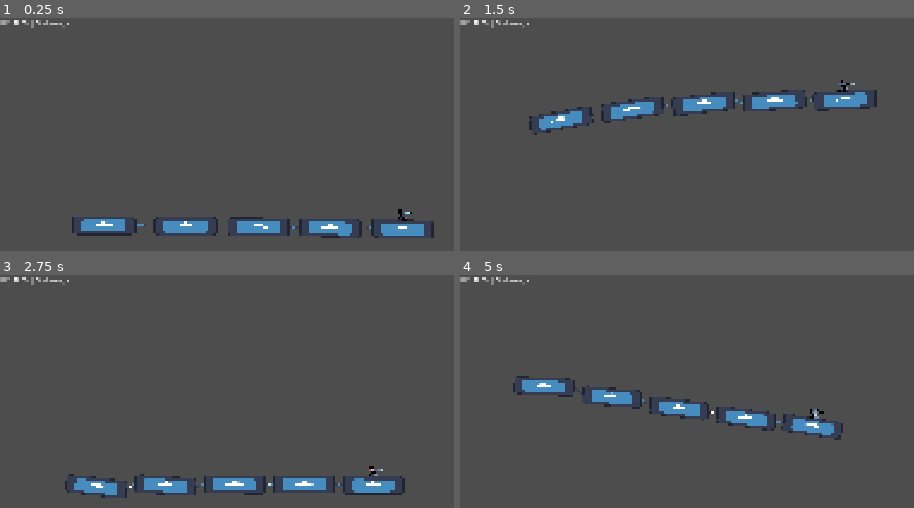
Above: before the commit, frames 1-4 (two rows, left to right).
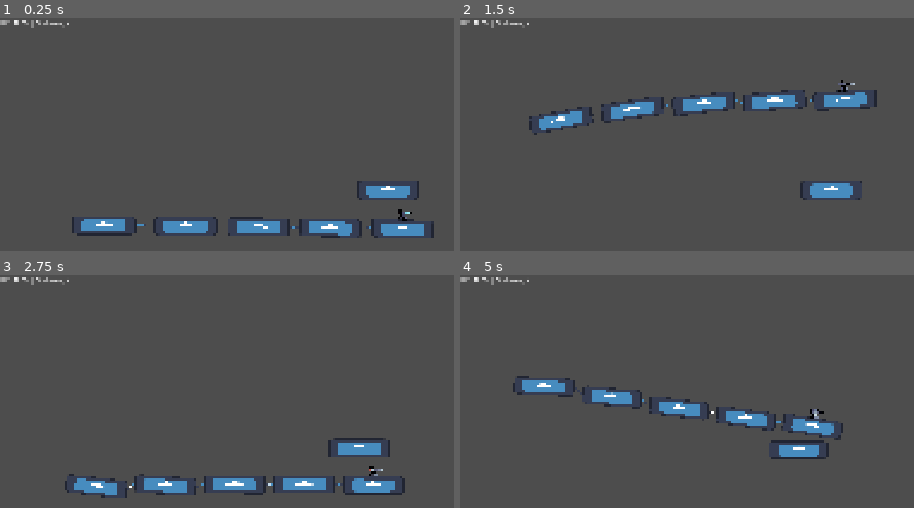
Above: after the commit, the same moments.

Repository: g3evorz/Gameseed-2026
Game: Godot game, scene res://Scenes/main.tscn
Two runs of this game, one before a commit and one after it. Both use one fixed random seed, a clock stepped at 60 frames per second and the inputs below. The engine's default icon, where the game draws it, is replaced by a stand-in: a white triangle on a blue panel in a dark square.
Inputs (mouse positions are in pixels of both pictures, inside the frame that each line leads up to):
- Up to frame 1 (0.25 s): no input
- Up to frame 2 (1.5 s): move the mouse to (outside the picture) at 0.52 s; hold Up (ui_up) 0.53-1.25 s; hold E (shoot) 0.53-1.25 s; click (outside the picture) at 0.67 s; drag from (outside the picture) to (854, 90) at 1.27 s
- Up to frame 3 (2.75 s): move the mouse to (outside the picture) at 2.02 s; hold Down (ui_down) from 2.03 s (still down); hold E (shoot) from 2.03 s (still down)
- Up to frame 4 (5 s): release Down (ui_down) at 2.75 s; release E (shoot) at 2.75 s; drag from (outside the picture) to (618, 433) at 2.77 s; move the mouse to (outside the picture) at 3.52 s; hold Up (ui_up) 3.53-4.25 s; hold E (shoot) 3.53-4.25 s; drag from (618, 433) to (827, 347) at 4.27 s

The runs differ from the first frame. In frame 1, 0.6% of the frame differs, in the area x 78-93%, y 69-79%; in frame 2, 0.6%; in frame 3, 0.7%; in frame 4, 0.7%, in the area x 68-82%, y 70-79%.

Commit message:
Initial node

Diff:
--- /dev/null
+++ b/Scenes/enemy.tscn
@@ -0,0 +1,12 @@
+[gd_scene format=3 uid="uid://cn6jf1k6pe6l8"]
+
+[ext_resource type="Texture2D" uid="uid://c7b1a0a2yu4by" path="res://icon.svg" id="1_hghv2"]
+
+[node name="Enemy" type="Node2D" unique_id=811008233]
+
+[node name="Sprite2D" type="Sprite2D" parent="." unique_id=254567006]
+position = Vector2(-129, 38)
+scale = Vector2(2.0234377, 0.59375)
+texture = ExtResource("1_hghv2")
+centered = false
+offset = Vector2(0, -126)
--- a/Scenes/main.tscn
+++ b/Scenes/main.tscn
@@ -3,11 +3,15 @@
 [ext_resource type="PackedScene" uid="uid://dukt3ykblby48" path="res://Scenes/Components/kereta.tscn" id="1_bo1nx"]
 [ext_resource type="Script" uid="uid://cekcnut1c71hi" path="res://Script/main.gd" id="1_jjvhh"]
 [ext_resource type="PackedScene" uid="uid://cuyokbbea850y" path="res://Scenes/Components/Worldborder.tscn" id="2_8gbba"]
+[ext_resource type="PackedScene" uid="uid://cn6jf1k6pe6l8" path="res://Scenes/enemy.tscn" id="2_21xkr"]
 [ext_resource type="PackedScene" uid="uid://dcnle0rgkvqcg" path="res://Scenes/Components/Kereta/gerbong.tscn" id="3_kry3j"]
 [ext_resource type="PackedScene" uid="uid://do7otuteiauu" path="res://Scenes/Components/levelsSpawner.tscn" id="4_jjvhh"]
 
 [node name="Main" type="Node2D" unique_id=1169577489]
 script = ExtResource("1_jjvhh")
+
+[node name="Enemy" parent="." unique_id=811008233 instance=ExtResource("2_21xkr")]
+position = Vector2(-57, -179)
 
 [node name="Kereta" parent="." unique_id=1640051749 groups=["Player"] instance=ExtResource("1_bo1nx")]
 position = Vector2(0, -50)
@@ -17,7 +21,7 @@
 position = Vector2(3, 0)
 
 [node name="LevelsSpawner" parent="." unique_id=429419869 node_paths=PackedStringArray("player") instance=ExtResource("4_jjvhh")]
-position = Vector2(2243, -55)
+position = Vector2(2243, 0)
 player = NodePath("../Kereta")
 
 [node name="CanvasLayer" type="CanvasLayer" parent="." unique_id=2120541488]
--- /dev/null
+++ b/Script/enemy.gd
@@ -0,0 +1,11 @@
+extends Node
+
+
+# Called when the node enters the scene tree for the first time.
+func _ready() -> void:
+	pass # Replace with function body.
+
+
+# Called every frame. 'delta' is the elapsed time since the previous frame.
+func _process(delta: float) -> void:
+	pass
Not shown, added: Script/enemy.gd.uid
